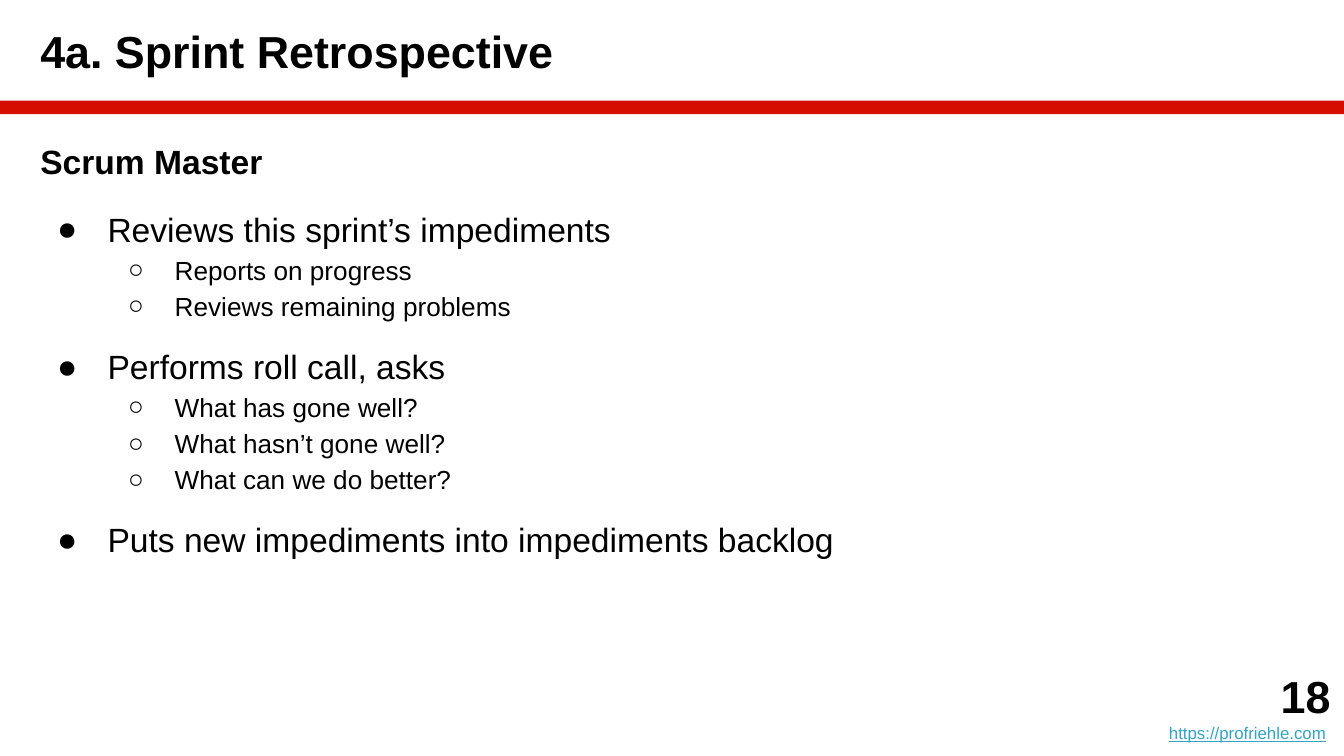
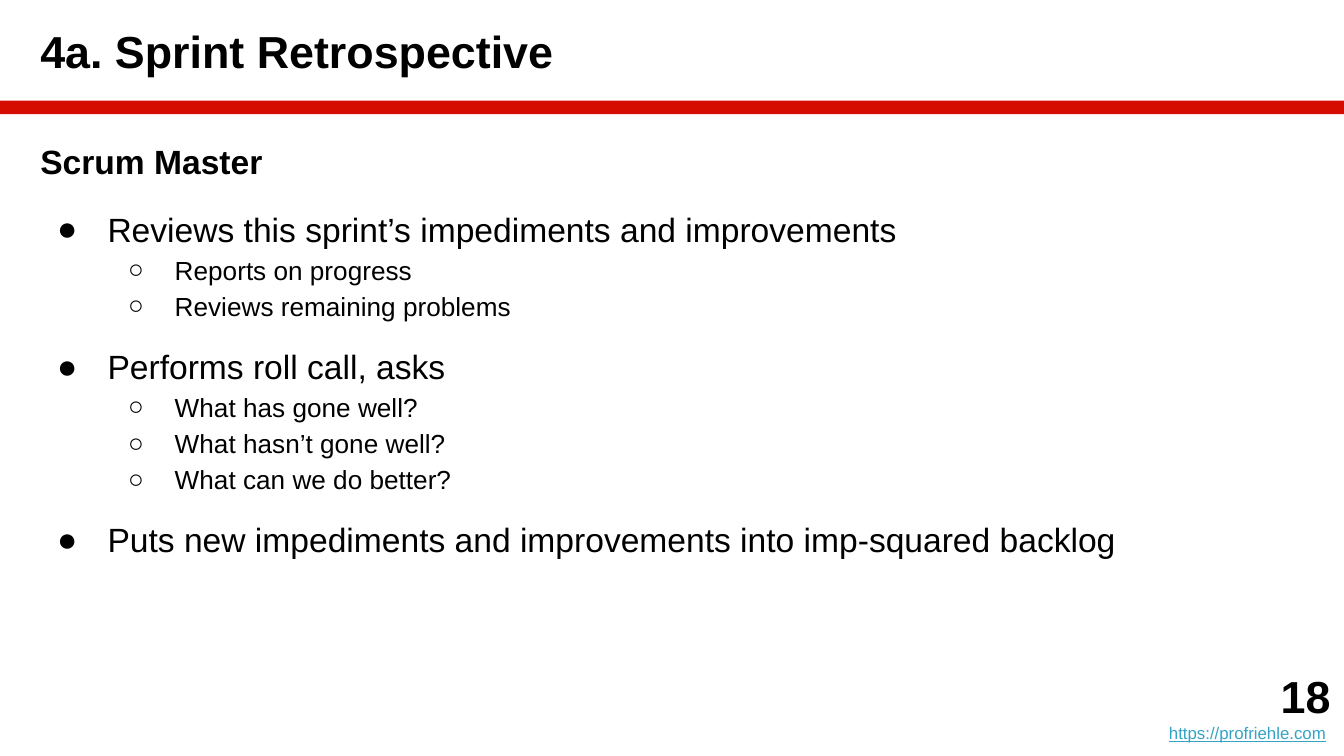
Before and after one commit to dirkriehle/amos-course, a slide deck: slide 18 of Lecture slides/AMOS B02 - Scrum and AMOS.pptx. Drawn at 1344x756 pixels with LibreOffice and Linux fonts; fonts in the diff are those of the drawing. Boxes give left, top, right and bottom in pixels: in the first picture for what was removed or moved away, otherwise in the second. Text is boxed around its words. In the diff, an @@ line names an element or a change of style, - is before the commit and + after.

```diff
--- a/Lecture slides/AMOS B02 - Scrum and AMOS.pptx
+++ b/Lecture slides/AMOS B02 - Scrum and AMOS.pptx
@@ text at (108, 217, 896, 248): text changed @@
-● Reviews this sprint’s impediments
+● Reviews this sprint’s impediments and improvements
@@ text at (108, 527, 1116, 559): text changed @@
-● Puts new impediments into impediments backlog
+● Puts new impediments and improvements into imp-squared backlog
```
Also in this commit, not shown: 6 other slides changed, 5 other files.
